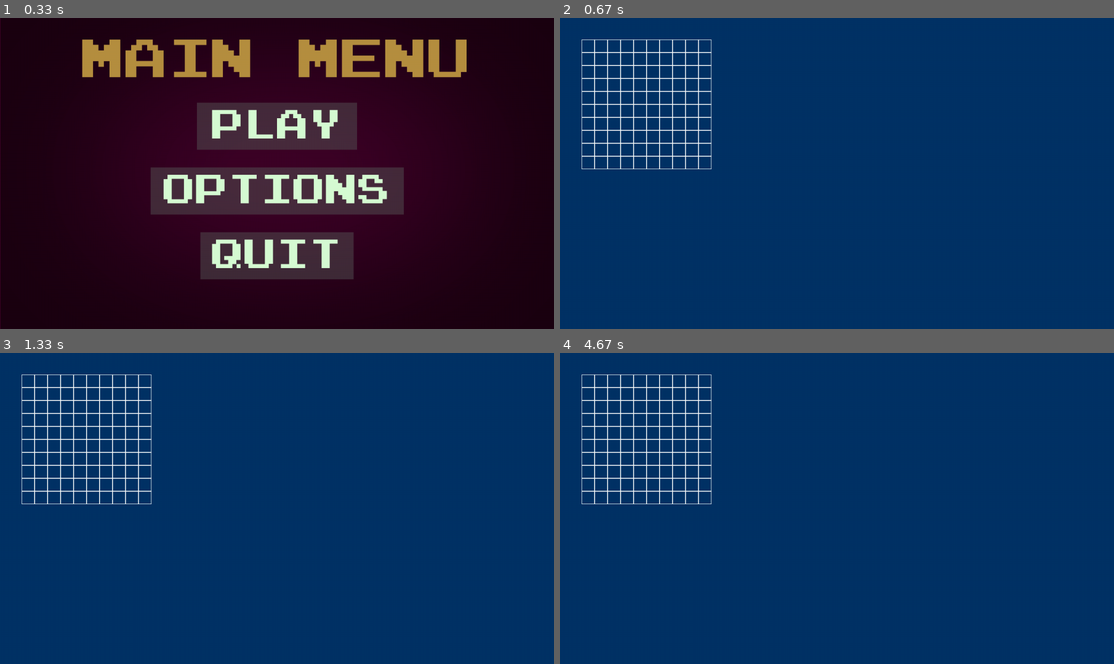
Above: before the commit, frames 1-4 (two rows, left to right).
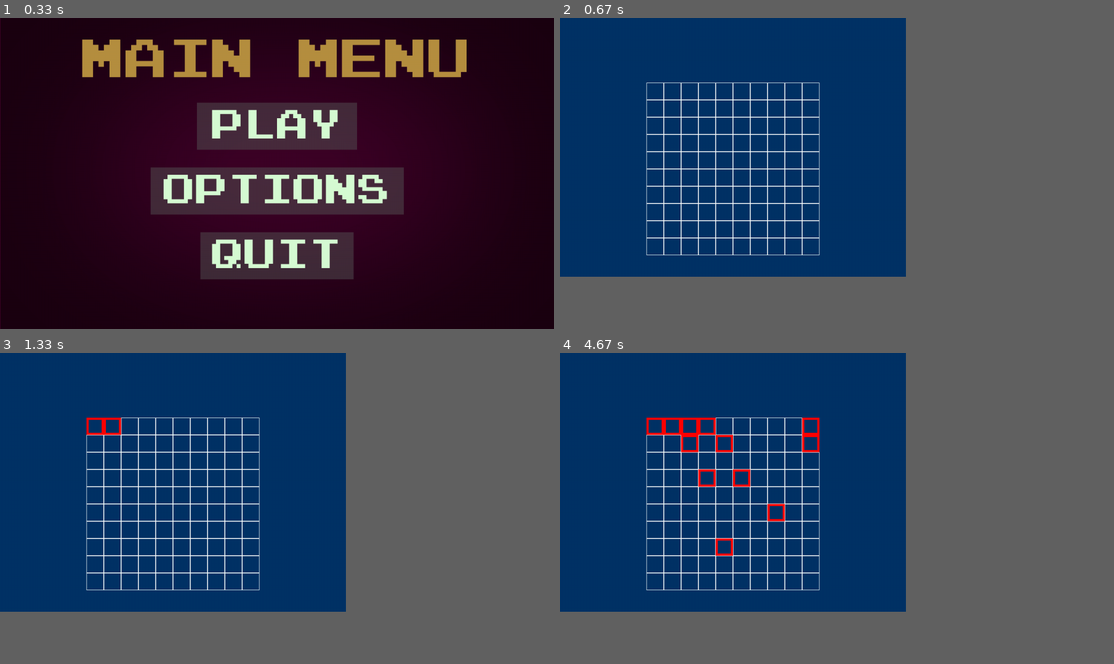
Above: after the commit, the same moments.

Repository: BrianValente/uade-batalla-naval
Game: pygame game, started from uade_battleship/main.py
The game is run twice, just before and just after one commit, with the same random seed, the same clock (stepped at 60 frames per second) and the same inputs.
Inputs (mouse positions are in pixels of both pictures, inside the frame that each line leads up to):
- Up to frame 1 (0.33 s): no input
- Up to frame 2 (0.67 s): click "PLAY" at 0.38 s
- Up to frame 3 (1.33 s): click (94, 427) at 0.72 s; click (110, 427) at 1.05 s
- Up to frame 4 (4.67 s): click (770, 505) at 1.38 s; click (687, 443) at 1.72 s; click (715, 548) at 2.05 s; click (720, 436) at 2.38 s; click (681, 427) at 2.72 s; click (709, 477) at 3.05 s; click (709, 427) at 3.38 s; click (803, 436) at 3.72 s; click (809, 418) at 4.05 s; click (748, 471) at 4.38 s
In our replay, in frame 2 the window is 900x506 before the commit and 562x421 after it. These sizes can differ from the game's own. Grey fills any space a smaller window leaves; there, only what the larger window draws over its background counts as a difference.

Frame 1 is identical in both runs. In frame 2, 4.4% of the frame differs, in the area x 3-47%, y 6-77%; in frame 3, 4.5%; in frame 4, 5.1%.

Commit message:
Grilla responsive (respuesta basica)

Diff:
--- a/uade_battleship/board.py
+++ b/uade_battleship/board.py
@@ -21,17 +21,22 @@
     for _ in range(rows):
         row_x = []
         for _ in range(cols):
-            row_x.append(" ")
+            row_x.append(" ")  # Espacio en blanco para celdas vacías
         gamelogic.append(row_x)
     return gamelogic
 
 
-def show_grid_on_screen(window, cellsize, player_grid):
-    for row in player_grid:
-        for col in row:
-            pygame.draw.rect(
-                window, (255, 255, 255), (col[0], col[1], cellsize, cellsize), 1
-            )
+def show_grid_on_screen(window, cellsize, player_grid, p_game_logic):
+    for row_idx, row in enumerate(player_grid):
+        for col_idx, col in enumerate(row):
+            # Cambiar color de la celda en función de la lógica del juego
+            if p_game_logic[row_idx][col_idx] == "X":  # Celda seleccionada
+                color = (255, 0, 0)  # Rojo para celdas seleccionadas
+                 # Dibuja con borde más grueso para celdas seleccionadas
+                pygame.draw.rect(window, color, (col[0], col[1], cellsize, cellsize), 5)
+            else:
+                color = (255, 255, 255)  # Blanco para celdas no seleccionadas
+            pygame.draw.rect(window, color, (col[0], col[1], cellsize, cellsize), 1)
 
 
 def print_game_logic(p_game_logic):
@@ -40,31 +45,58 @@
         print(row)
 
 
-def update_game_screen(window, p_game_grid):
+def update_game_screen(window, p_game_grid, p_game_logic):
     window.fill((0, 51, 102))
-    show_grid_on_screen(window, CELLSIZE, p_game_grid)
+    show_grid_on_screen(window, CELLSIZE, p_game_grid, p_game_logic)
     pygame.display.update()
+
+
+def grid_size(window, rows, cols, cellsize):
+    """Calcula el tamaño y la posición centrada en la parte inferior de la pantalla"""
+    screen_width, screen_height = window.get_size()
+    grid_width = cols * cellsize
+    grid_height = rows * cellsize
+    start_x = (screen_width - grid_width) // 2  # Centrado en X
+    start_y = screen_height - grid_height - 50  # 50 píxeles desde la parte inferior
+    return start_x, start_y
+
+
+def handle_mouse_click(mouse_pos, grid, cellsize, p_game_logic):
+    """Detecta si se hizo clic en alguna celda de la grilla"""
+    for row_idx, row in enumerate(grid):
+        for col_idx, col in enumerate(row):
+            cell_rect = pygame.Rect(col[0], col[1], cellsize, cellsize)
+            if cell_rect.collidepoint(mouse_pos):
+                # Actualizar la lógica del juego cuando se hace clic en una celda
+                p_game_logic[row_idx][col_idx] = "X"  # Marca la celda como seleccionada
+                print(f"Clicked on cell ({row_idx}, {col_idx})")
 
 
 ROWS = 10
 COLS = 10
-CELLSIZE = 30
-SCREENWIDTH = COLS * CELLSIZE + 100
-SCREENHEIGHT = ROWS * CELLSIZE + 100
+CELLSIZE = 40
 
 
 def board():
     pygame.init()
-    GAMESCREEN = pygame.display.get_surface()
+    GAMESCREEN = pygame.display.set_mode((800, 600))
     pygame.display.set_caption("Battleship Game")
-    p_game_grid_start_pos = (50, 50)
+
+    p_game_grid_start_pos = grid_size(GAMESCREEN, ROWS, COLS, CELLSIZE)
     p_game_grid = create_game_grid(ROWS, COLS, CELLSIZE, p_game_grid_start_pos)
     p_game_logic = update_game_logic(ROWS, COLS)
+
     print_game_logic(p_game_logic)
     RUNGAME = True
+
     while RUNGAME:
         for event in pygame.event.get():
             if event.type == pygame.QUIT:
                 RUNGAME = False
-        update_game_screen(GAMESCREEN, p_game_grid)
+            if event.type == pygame.MOUSEBUTTONDOWN:
+                mouse_pos = pygame.mouse.get_pos()
+                handle_mouse_click(mouse_pos, p_game_grid, CELLSIZE, p_game_logic)
+
+        update_game_screen(GAMESCREEN, p_game_grid, p_game_logic)
+
     pygame.quit()
